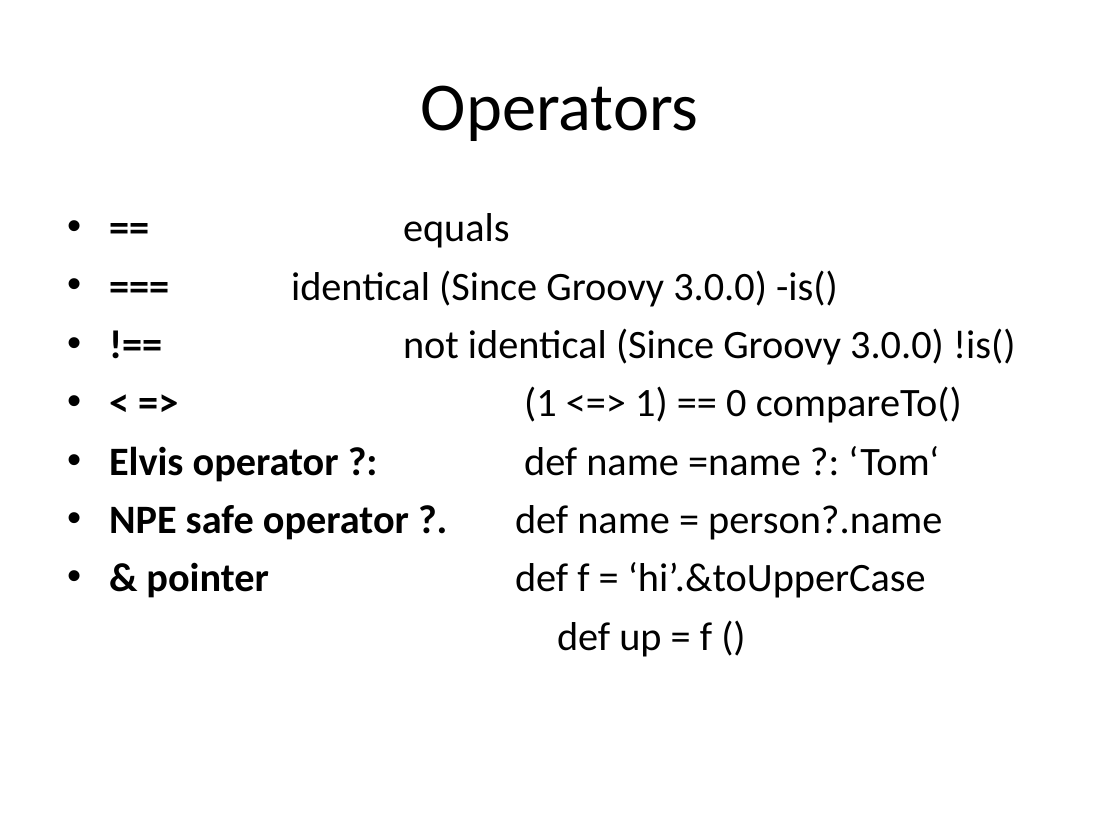
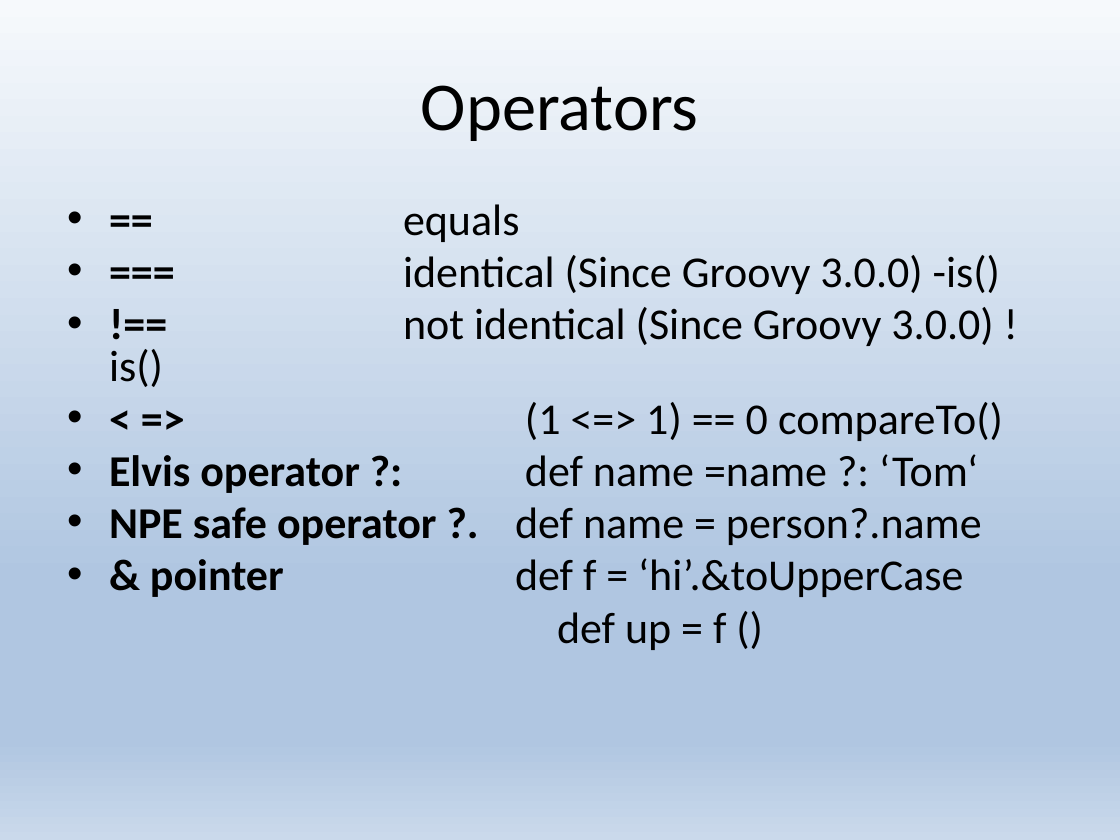
Before and after one commit to KZaharow/groovy, a slide deck: slide 8 of lets groovy.pptx. Drawn at 1120x840 pixels with LibreOffice and Linux fonts; fonts in the diff are those of the drawing; background and template pictures are left out. Boxes give left, top, right and bottom in pixels: in the first picture for what was removed or moved away, otherwise in the second. Text is boxed around its words. In the diff, an @@ line names an element or a change of style, - is before the commit and + after.

```diff
--- a/lets groovy.pptx
+++ b/lets groovy.pptx
@@ background picture (left out) to gradient #F6F9FC to #B0C6E1 to #CAD9EB @@
@@ text "== equals" at [109, 204, 1003, 650]: size 25.9 to 28.3 pt; line spacing 1 to 0.8 @@
```
Also in this commit, not shown: 14 other slides changed, 2 slides added, 1 other file.
